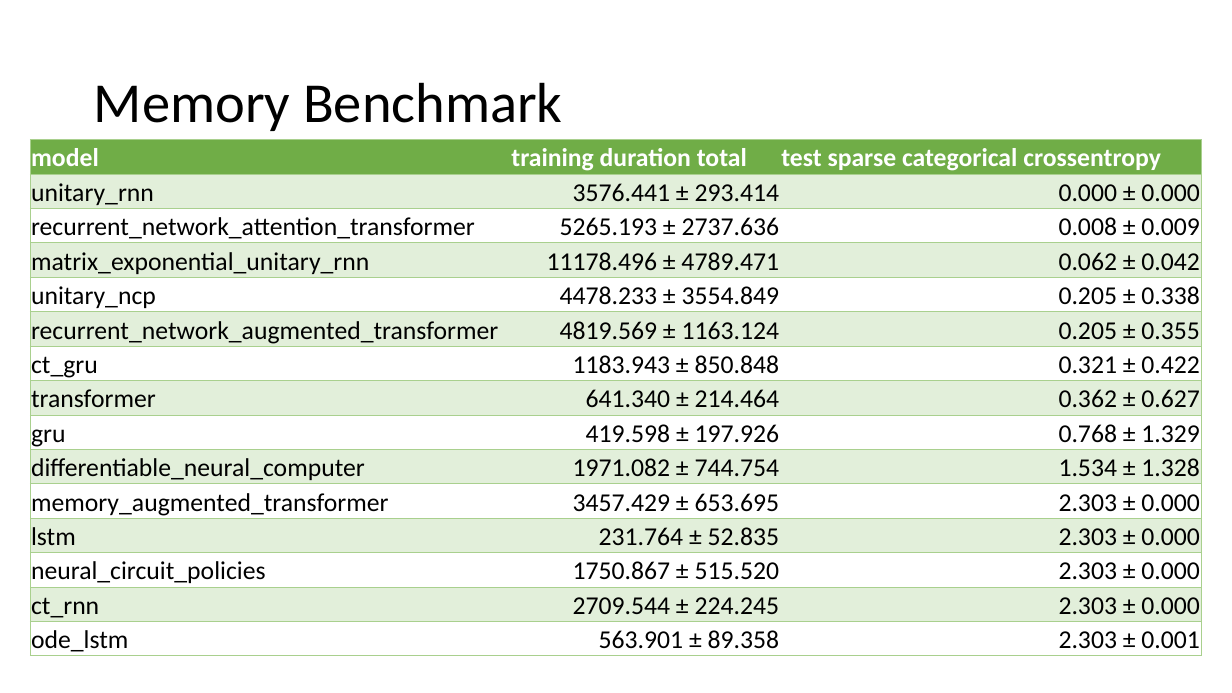
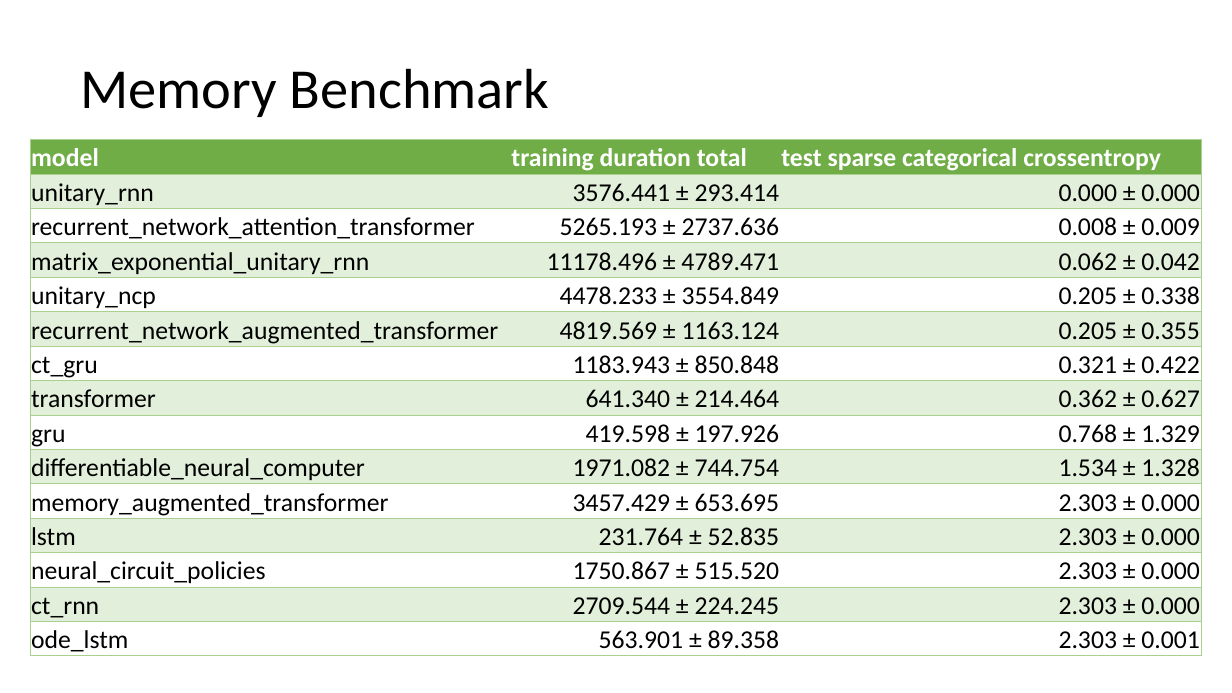
Before and after one commit to Oidlichtnwoada/NeuralNetworkArena, a slide deck: slide 37 of thesis/thesis_presentation.pptx. Drawn at 1232x693 pixels with LibreOffice and Linux fonts; fonts in the diff are those of the drawing. Boxes give left, top, right and bottom in pixels: in the first picture for what was removed or moved away, otherwise in the second. Text is boxed around its words. In the diff, an @@ line names an element or a change of style, - is before the commit and + after.

Commit message:
updated presentation

```diff
--- a/thesis/thesis_presentation.pptx
+++ b/thesis/thesis_presentation.pptx
@@ title "Memory Benchmark": place and size @@
-title "Memory Benchmark" at (94, 82, 562, 131)
+title "Memory Benchmark" at (80, 68, 549, 117)
```
Also in this commit, not shown: 1 other slide changed.
